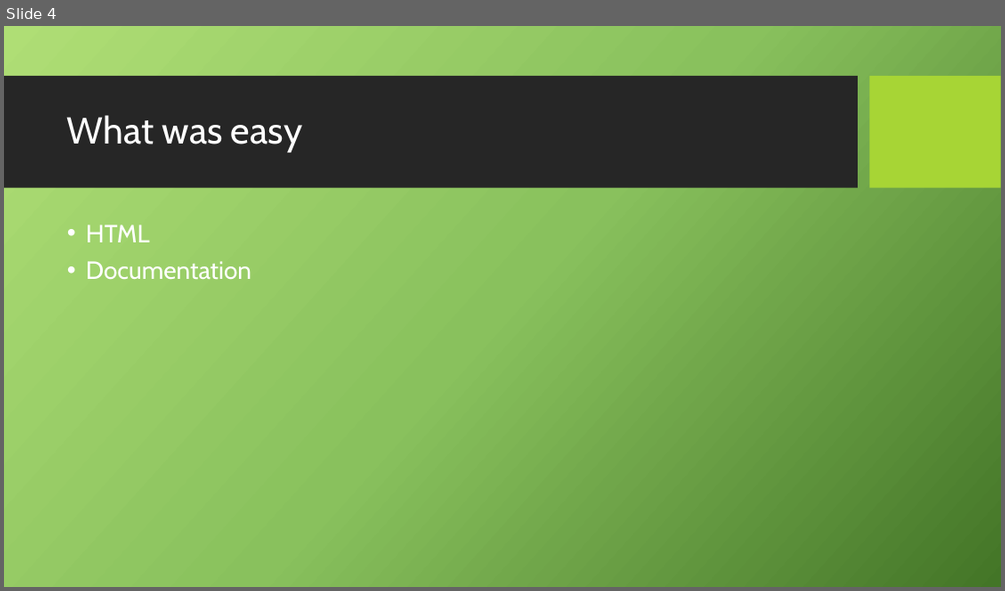
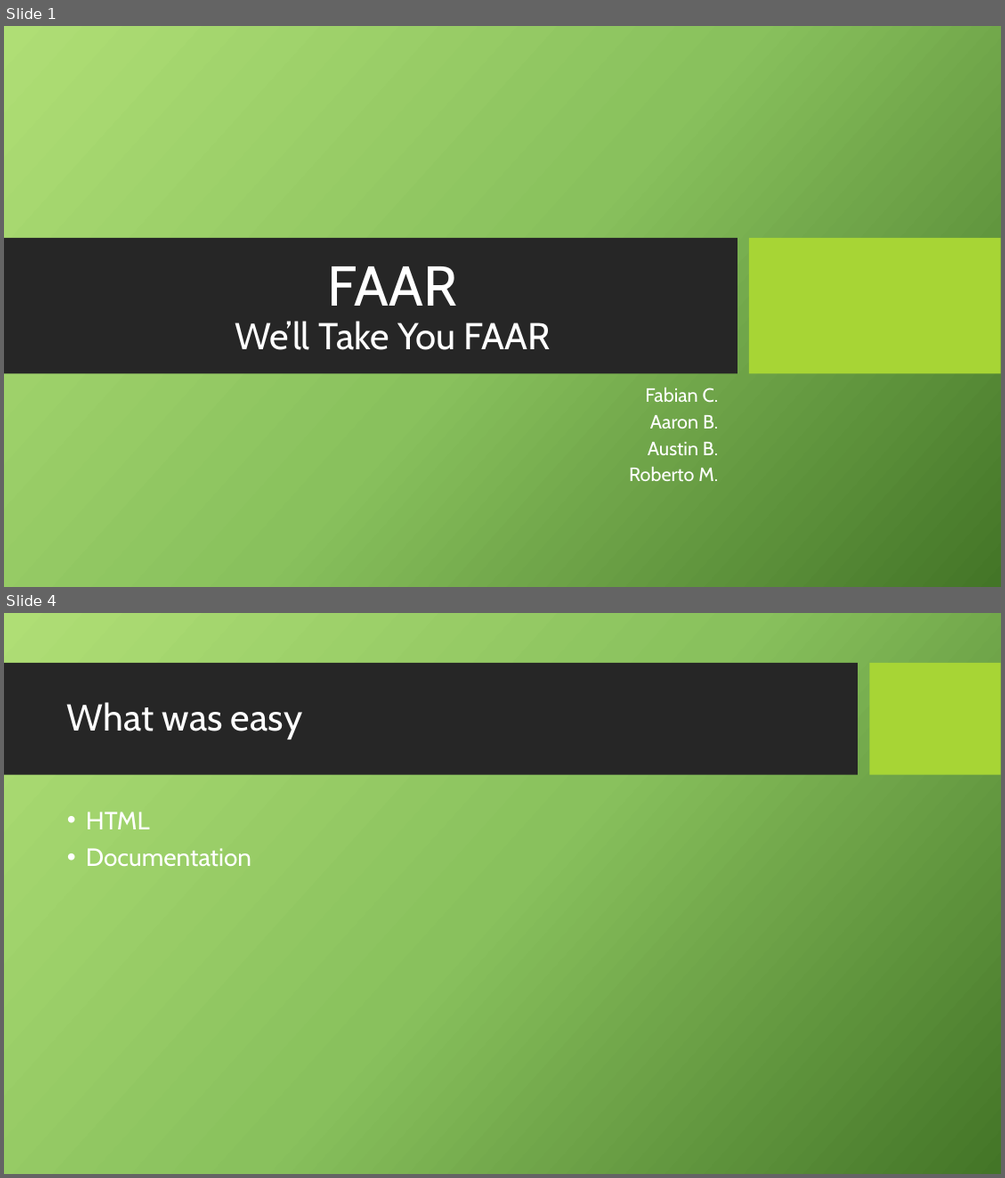
Before and after one commit to aaronbroughton/411GroupProject, a slide deck: Documentation/FAAR.pptx. Shown one above the other, each under a label of ours: slide 4 before the commit, slides 1 and 4 after it; the slides between them are not shown. The pictures are 1005x591 and 1005x1178 pixels, drawn with LibreOffice and Linux fonts; fonts in the diff are those of the drawing; background and template pictures are left out. Boxes give left, top, right and bottom in pixels: in the first picture for what was removed or moved away, otherwise in the second. Text is boxed around its words. In the diff, an @@ line names an element or a change of style, - is before the commit and + after.

```diff
--- a/Documentation/FAAR.pptx
+++ b/Documentation/FAAR.pptx
@@ slide 1 added at (4, 26, 1001, 587), background picture (left out) @@
@@ rectangle added at (4, 238, 737, 374), fill #262626 @@
@@ rectangle added at (749, 238, 1001, 374), fill #A7D535 @@
@@ title added at (235, 266, 550, 350), 36 pt, text #FFFFFF @@
+FAAR
+We’ll Take You FAAR
@@ subtitle added at (629, 387, 719, 481), 18.5 pt, text #FFFFFF @@
+Fabian C.
+Aaron B.
+Austin B.
+Roberto M.
```
Also in this commit, not shown: 2 slides changed, 1 slide removed.
